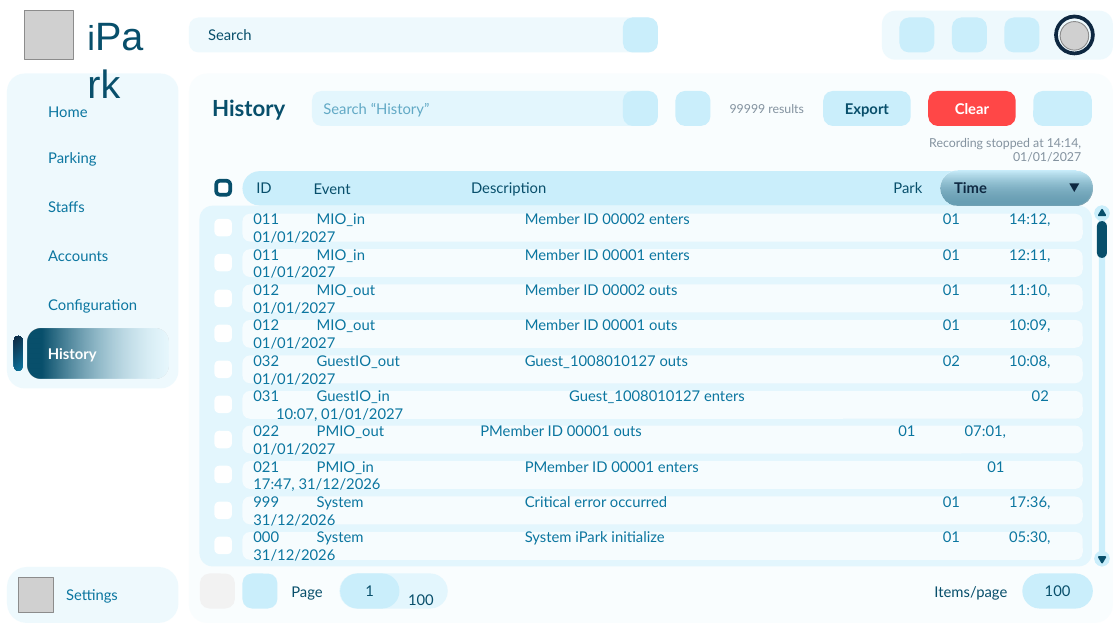
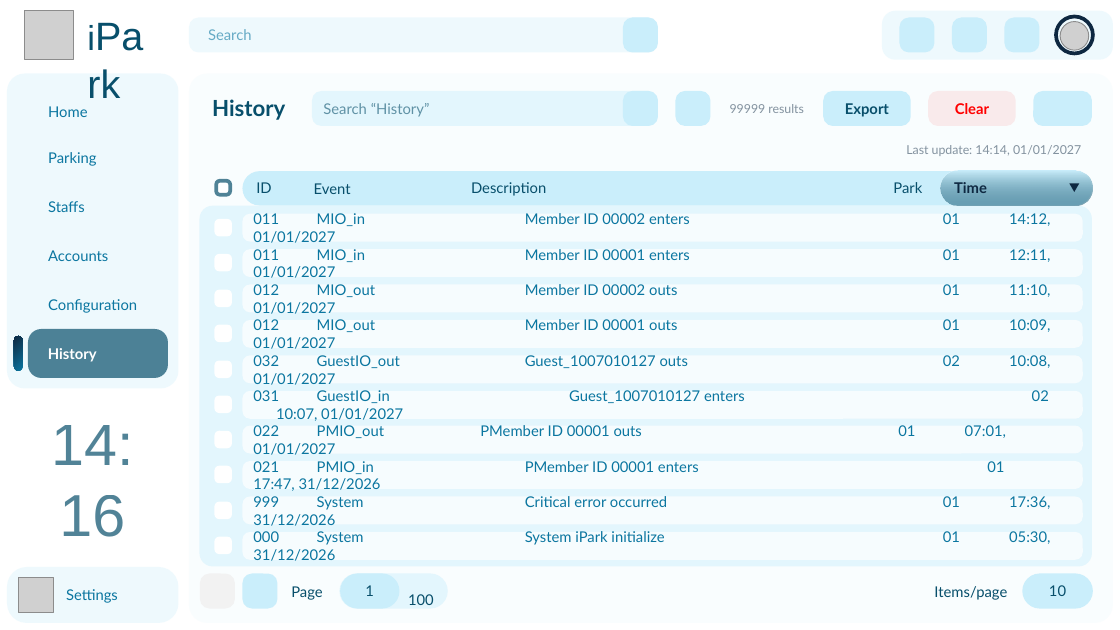
Before and after one commit to 1172005thinh/HCMUT-SmartParking-System, a slide deck: slide 16 of design/UI_UX/ui_concept.pptx (slide 10 before the commit). Drawn at 1120x630 pixels with LibreOffice and Linux fonts; fonts in the diff are those of the drawing; grey boxes stand for pictures. Boxes give left, top, right and bottom in pixels: in the first picture for what was removed or moved away, otherwise in the second. Text is boxed around its words. In the diff, an @@ line names an element or a change of style, - is before the commit and + after.

```diff
--- a/design/UI_UX/ui_concept.pptx
+++ b/design/UI_UX/ui_concept.pptx
@@ rounded rectangle "Search" at (189,18,659,52): text colour #084F6A to #0B76A0 at 60% opacity @@
@@ rounded rectangle "Search “History”" at (312,91,658,125): text colour #0B76A0 at 60% opacity to #084F6A at 60% opacity @@
@@ rounded rectangle "Clear" at (928,91,1015,125): text colour #FFFFFF to #FF0000; fill #FF4747 to #FF4747 at 10% opacity @@
@@ text at (906,145,1081,156): text changed @@
-Recording stopped at 14:14, 01/01/2027
+Last update: 14:14, 01/01/2027
@@ ellipse removed at (1094,205,1110,221) @@
@@ rounded rectangle removed at (1099,206,1105,567) @@
@@ rounded rectangle removed at (1097,221,1107,258) @@
@@ triangle removed at (1099,210,1105,215) @@
@@ rounded rectangle "History" at (28,329,167,378): fill gradient #084F6A to #CAEEFB to #084F6A at 70% opacity @@
@@ text in rounded rectangle at (253,355,1050,368): text changed @@
-032 GuestIO_out Guest_1008010127 outs 02 10:08, 01/01/2027
+032 GuestIO_out Guest_1007010127 outs 02 10:08, 01/01/2027
@@ text added at (51,425,133,537), 48 pt, text #084F6A at 70% opacity @@
+14:16
@@ ellipse removed at (1094,551,1110,567) @@
@@ triangle removed at (1099,557,1105,563) @@
@@ text in rounded rectangle at (1049,585,1066,596): text changed @@
-100
+10
```
Also in this commit, not shown: 12 other slides changed, 12 slides added, 1 other file.
